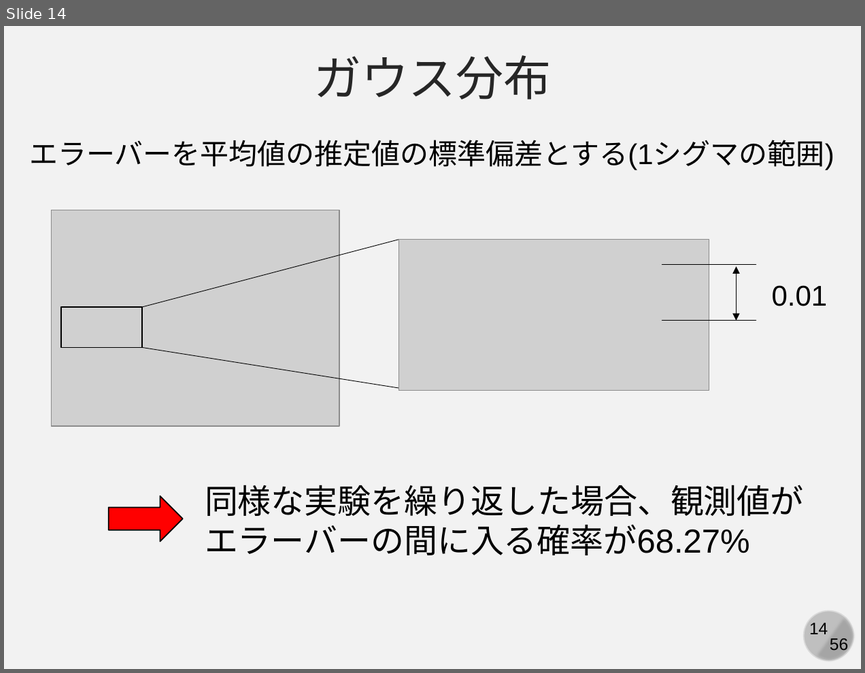
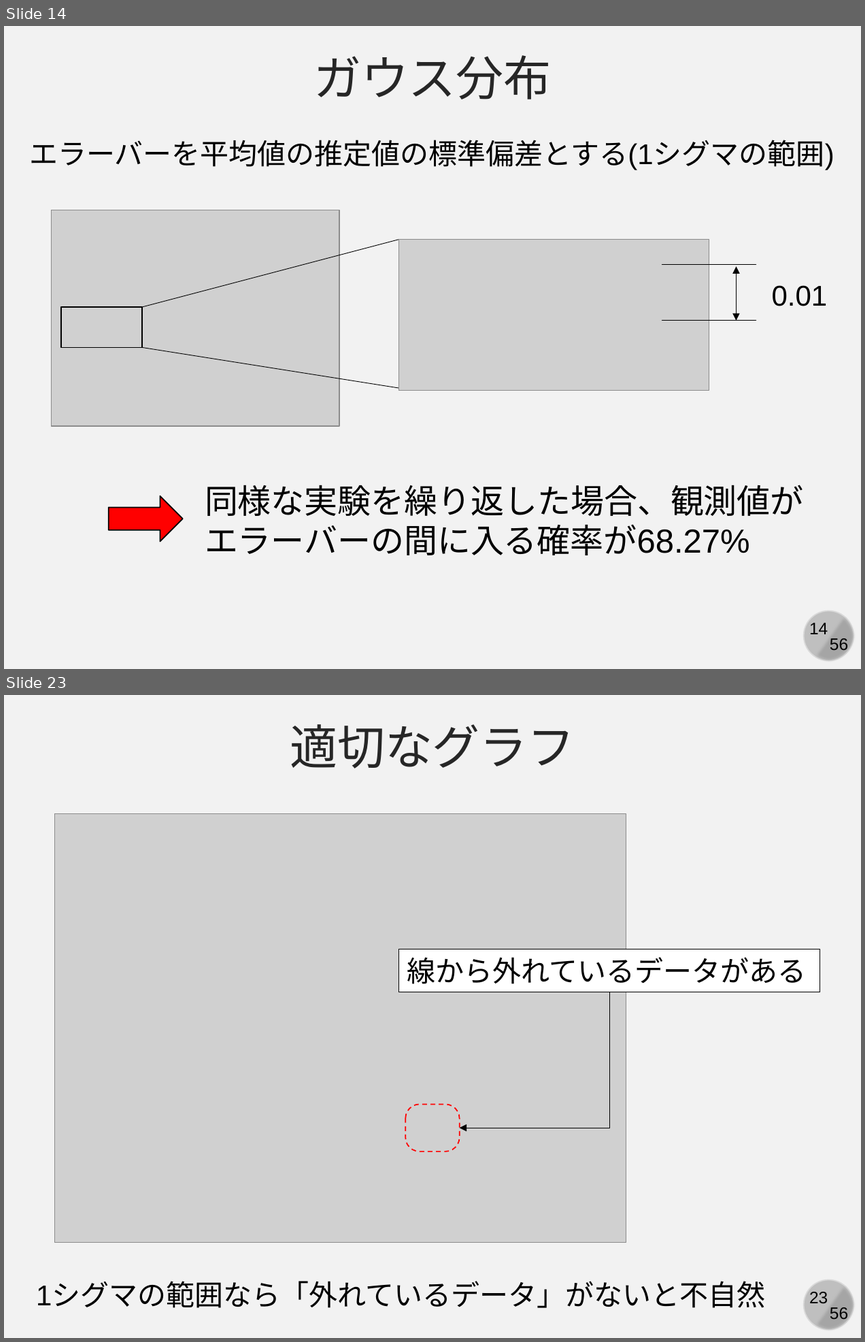
Before and after one commit to kaityo256/simulation_engineering, a slide deck: 03_mc_advanced/simulation03.pptx. Shown one above the other, each under a label of ours: slide 14 before the commit, slides 14 and 23 after it; the slides between them are not shown. The pictures are 865x673 and 865x1342 pixels, drawn with LibreOffice and Linux fonts; fonts in the diff are those of the drawing; grey boxes stand for pictures. Boxes give left, top, right and bottom in pixels: in the first picture for what was removed or moved away, otherwise in the second. Text is boxed around its words. In the diff, an @@ line names an element or a change of style, - is before the commit and + after.

```diff
--- a/03_mc_advanced/simulation03.pptx
+++ b/03_mc_advanced/simulation03.pptx
@@ slide 23 added at (x1=4, y1=695, x2=861, y2=1338), background #F2F2F2; not listed: 4 template elements that a slide beside it also shows @@
@@ text added at (x1=290, y1=724, x2=575, y2=768), 40 pt, text #262626 @@
+適切なグラフ
@@ picture added at (x1=54, y1=814, x2=626, y2=1242) @@
@@ rectangle added at (x1=399, y1=949, x2=820, y2=991), fill #FFFFFF, outline #000000 0.75 pt, 24 pt, text #000000 @@
+線から外れているデータがある
@@ elbow arrow added from (609, 992) to (459, 1127), #000000 0.5 pt @@
@@ rounded rectangle added at (x1=406, y1=1104, x2=460, y2=1151), outline #FF0000 1 pt dashed @@
@@ text added at (x1=36, y1=1283, x2=765, y2=1308), 24 pt, text #000000 @@
+1シグマの範囲なら「外れているデータ」がないと不自然
```
Also in this commit, not shown: 3 slides changed, 8 other slides added, 1 slide removed, 11 other files.
